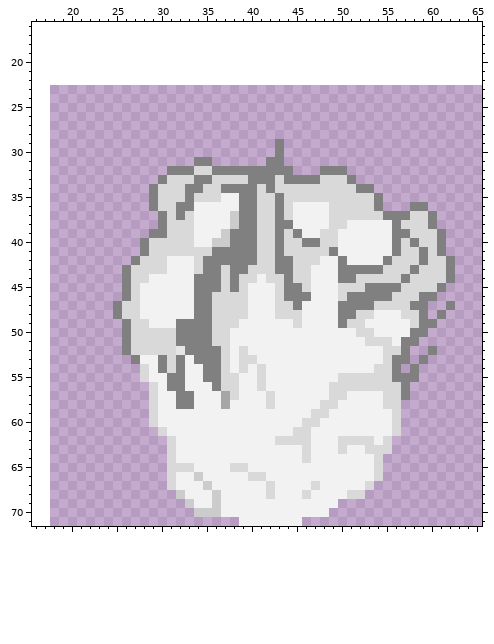
Edited in one commit: sprite sheet (Textures/Objects/Mine/System_-_Boom1.png). Above: the version before the commit.
The file is 50x50 pixels. Shown: x 16..65, y 16..71. The old version is drawn lined up with the new one, on the new canvas.
New version:
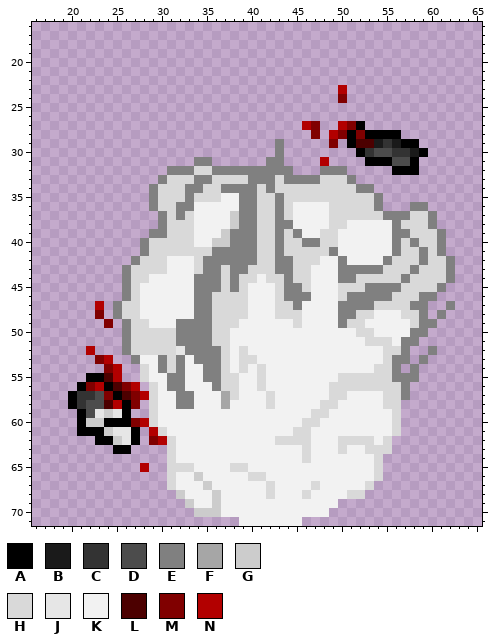
Palette (. is transparent): A #000000  B #1a1a1a  C #333333  D #4c4c4c  E #808080  F #a6a6a6  G #cccccc  H #d9d9d9  J #e6e6e6  K #f2f2f2  L #4c0000  M #800000  N #b20000
Difference:
canvas 50x50 -> 100x100, the old top-left corner now at 18,23
Colour A now appears in row 27 at x 52; in row 28 at x 51 and 53 to 56; in row 29 at x 51 and 57 to 58; in row 30 at x 52 and 59; in row 31 at x 53 to 55 and 58; in row 32 at x 56 to 58.
Colour A now appears in row 55 at x 22 to 23; in row 56 at x 21 and 24; in row 57 at x 20 and 25; in row 58 at x 20 and 26; in row 59 at x 21 and 26; in row 60 at x 21 and 24 to 26.
Colour A now appears in row 61 at x 21 to 23 and 27; in row 62 at x 23 to 24 and 27; in row 63 at x 25 to 26.
Colour B now appears in row 29 at x 54 and 56; in row 30 at x 58.
Colour C now appears in row 29 at x 55; in row 30 at x 53 and 56 to 57; in row 57 at x 21 to 22; in row 58 at x 21.
Colour D now appears in row 30 at x 54 to 55; in row 31 at x 56 to 57; in row 57 at x 23; in row 58 at x 22 to 23; in row 59 at x 22.
Colour G now appears in row 59 at x 24; in row 60 at x 22 to 23; in row 61 at x 24; in row 62 at x 25.
Colour J now appears in row 59 at x 23 and 25; in row 61 at x 25 to 26; in row 62 at x 26.
Colour L now appears in row 29 at x 52 to 53; in row 55 at x 24; in row 56 at x 25; in row 57 at x 26; in row 58 at x 24.
Colour M now appears in row 24 at x 50; in row 27 at x 47 and 51; in row 28 at x 47, 50 and 52; in row 29 at x 49; in row 48 at x 23; in row 49 at x 24.
Colour M now appears in row 53 at x 23; in row 54 at x 24; in row 56 at x 22 and 26; in row 57 at x 24 and 27; in row 58 at x 27; in row 60 at x 27.
Colour M now appears in row 62 at x 29.
Colour N now appears in row 23 at x 50; in row 27 at x 46 and 50; in row 28 at x 49; in row 31 at x 48; in row 47 at x 23; in row 52 at x 22.
Colour N now appears in row 53 at x 24; in rows 54 to 55 at x 25; in row 56 at x 23 and 27; in row 57 at x 28; in row 58 at x 25; in row 60 at x 28.
Colour N now appears in row 61 at x 29; in row 62 at x 30; in row 65 at x 28.
Pixel boxes of the changes (left, top, right, bottom) in both pictures:
added: (302, 85, 428, 175)
added: (68, 301, 167, 472)
